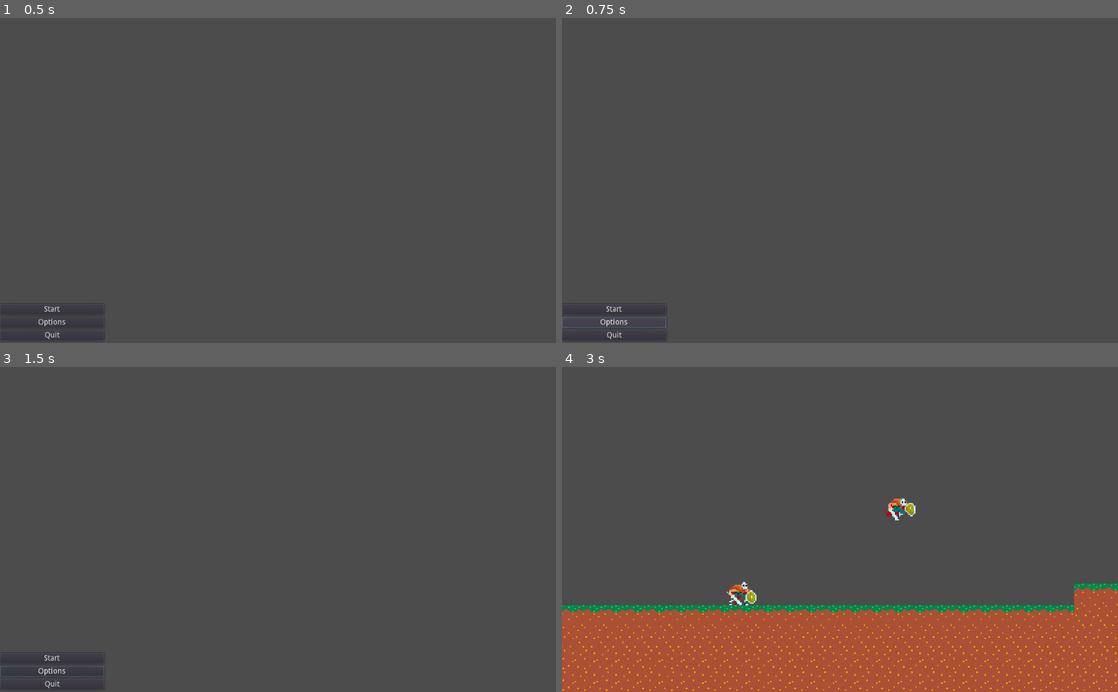
Above: before the commit, frames 1-4 (two rows, left to right).
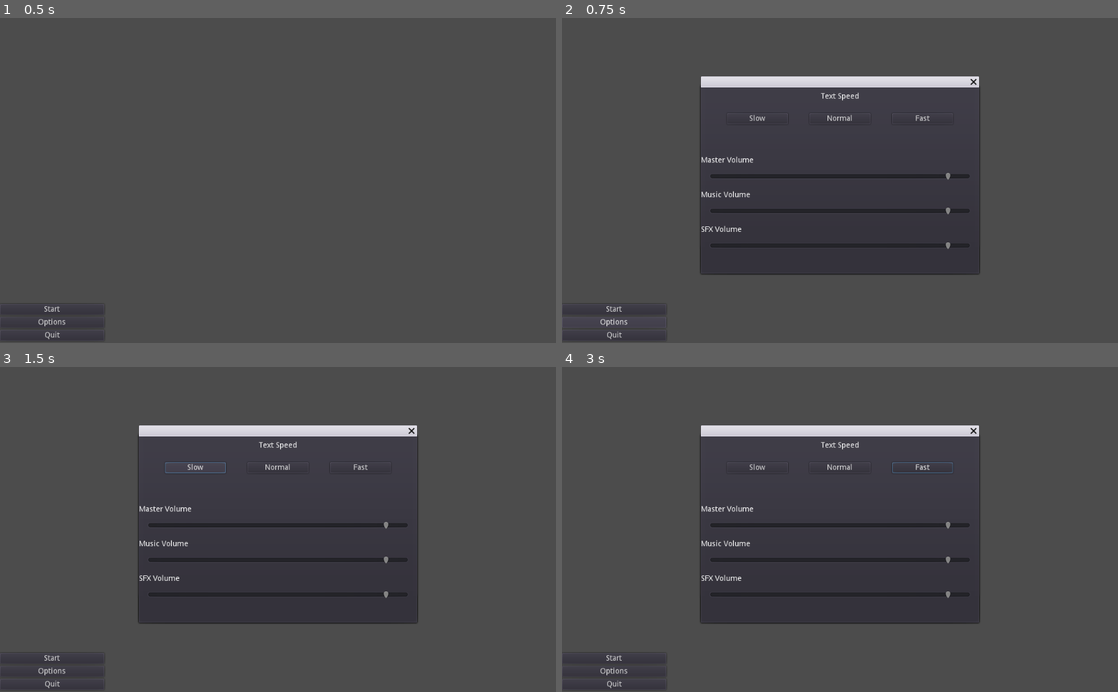
Above: after the commit, the same moments.

Repository: Jollista/Godot-Platformer
Game: Godot game, scene res://StartMenu.tscn
Same seed, same stepped clock (60 frames per second), same inputs: the game is played once before the commit and once after it. The engine's default icon, where the game draws it, is replaced by a stand-in: a white triangle on a blue panel in a dark square.
Inputs (mouse positions are in pixels of both pictures, inside the frame that each line leads up to):
- Up to frame 1 (0.5 s): no input
- Up to frame 2 (0.75 s): click "Options" at 0.5 s
- Up to frame 3 (1.5 s): click (194, 467) at 1.25 s, where only the run after the commit has a clickable "Slow"
- Up to frame 4 (3 s): click (923, 467) at 2 s, where only the run after the commit has a clickable "Fast"; click "Start" at 2.75 s

Frame 1 is identical in both runs. In frame 2, 11% of the frame differs, in the area x 0-76%, y 17-96%; in frame 3, 12%; in frame 4, 36%, in the area x 0-100%, y 17-100%.

Commit message:
added options to start menu, settings.json doesn't work right

Diff:
--- a/Scripts/DialoguePlayer.gd
+++ b/Scripts/DialoguePlayer.gd
@@ -7,6 +7,7 @@
 
 # delay between ending one dialogue and starting a new one
 const DIALOGUE_DELAY = 0.1
+
 # text speeds
 const FAST = 0.01
 const NORM = 0.025
@@ -27,6 +28,14 @@
 func _ready():
 	$Indicator/AnimationPlayer.play("Bob")
 	visible = false
+
+	# read from settings.json
+	var file = File.new()
+	if file.file_exists("res://settings.json"):
+		file.open("res://settings.json", file.READ)
+		var settingsJSON = parse_json(file.get_as_text())
+		textSpeed = settingsJSON[0]["TextSpeed"]
+	print(textSpeed)
 
 func startDialogue(filepath:String = ""):
 	if !$DialogueDelay.is_stopped():
--- /dev/null
+++ b/Scripts/OptionsMenuPopup.gd
@@ -0,0 +1,47 @@
+extends WindowDialog
+
+# text speeds
+const FAST = 0.01
+const NORM = 0.025
+const SLOW = 0.05
+
+# reference to settings.JSON file which contains the settings
+var settingsJSON
+
+func _ready():
+	var file = File.new()
+	if file.file_exists("res://settings.json"):
+		file.open("res://settings.json", file.READ)
+		settingsJSON = parse_json(file.get_as_text())
+
+	# initialize volume sliders
+	$MasterVolumeLabel/MasterVolumeSlider.value = settingsJSON[0]["MasterVol"]+80
+	$MusicVolumeLabel/MusicVolumeSlider.value = settingsJSON[0]["MusicVol"]+80
+	$SFXVolumeLabel/SFXVolumeSlider.value = settingsJSON[0]["SFXVol"]+80
+
+func _on_MasterVolumeSlider_value_changed(value):
+	# change volume and update settings json
+	AudioServer.set_bus_volume_db(AudioServer.get_bus_index("Master"), value-80)
+	settingsJSON[0]["MasterVol"] = value-80
+
+func _on_MusicVolumeSlider_value_changed(value):
+	# change volume and update settings json
+	AudioServer.set_bus_volume_db(AudioServer.get_bus_index("Music"), value-80)
+	settingsJSON[0]["MusicVol"] = value-80
+
+func _on_SFXVolumeSlider_value_changed(value):
+	# change volume and update settings json
+	AudioServer.set_bus_volume_db(AudioServer.get_bus_index("Player SFX"), value-80)
+	settingsJSON[0]["SFXVol"] = value-80
+
+func _on_SlowTextButton_pressed():
+	# only needs to set in JSON since it's only changed once before gameplay
+	settingsJSON[0]["TextSpeed"] = SLOW
+
+func _on_NormTextButton_pressed():
+	# only needs to set in JSON since it's only changed once before gameplay
+	settingsJSON[0]["TextSpeed"] = NORM
+
+func _on_FastTextButton_pressed():
+	# only needs to set in JSON since it's only changed once before gameplay
+	settingsJSON[0]["TextSpeed"] = FAST
--- a/Scripts/PauseMenu.gd
+++ b/Scripts/PauseMenu.gd
@@ -1,9 +1,11 @@
 extends CanvasLayer
 
+# text speeds
+const FAST = 0.01
+const NORM = 0.025
+const SLOW = 0.05
 
-# Declare member variables here. Examples:
-# var a = 2
-# var b = "text"
+# variable used to toggle visibility/interactability across the board
 var toggle = false
 
 # reference to settings.JSON file which contains the settings
@@ -16,6 +18,11 @@
 	if file.file_exists("res://settings.json"):
 		file.open("res://settings.json", file.READ)
 		settingsJSON = parse_json(file.get_as_text())
+
+	# initialize volume sliders
+	$VBoxContainer/MasterVolumeSlider.value = settingsJSON[0]["MasterVol"]+80
+	$VBoxContainer/MusicVolumeSlider.value = settingsJSON[0]["MusicVol"]+80
+	$VBoxContainer/SFXVolumeSlider.value = settingsJSON[0]["SFXVol"]+80
 
 func _input(event):
 	if Input.is_action_just_pressed("pause"):
@@ -111,12 +118,12 @@
 
 func _on_SlowTextButton_pressed():
 	$"../DialogueCanvas".textSpeed = $"../DialogueCanvas".SLOW
-	settingsJSON[0]["TextSpeed"] = "SLOW"
+	settingsJSON[0]["TextSpeed"] = SLOW
 
 func _on_MedTextButton_pressed():
 	$"../DialogueCanvas".textSpeed = $"../DialogueCanvas".NORM
-	settingsJSON[0]["TextSpeed"] = "NORM"
+	settingsJSON[0]["TextSpeed"] = NORM
 
 func _on_FastTextButton_pressed():
 	$"../DialogueCanvas".textSpeed = $"../DialogueCanvas".FAST
-	settingsJSON[0]["TextSpeed"] = "FAST"
+	settingsJSON[0]["TextSpeed"] = FAST
--- a/Scripts/StartMenu.gd
+++ b/Scripts/StartMenu.gd
@@ -1,61 +1,12 @@
 extends Control
 
-
-# Declare member variables here. Examples:
-# var a = 2
-# var b = "text"
 var toggle = false
-
-# reference to settings.JSON file which contains the settings
-var settingsJSON
-
-# Called when the node enters the scene tree for the first time.
-func _ready():
-	var file = File.new()
-	if file.file_exists("res://settings.json"):
-		file.open("res://settings.json", file.READ)
-		settingsJSON = parse_json(file.get_as_text())
-
-func _on_OptionsButton_pressed():
-	#toggleOptionsMenu()
-	pass
-
-func toggleOptionsMenu():
-	pass
-
-func _on_BackButton_pressed():
-	toggleOptionsMenu()
-
-func _on_MasterVolumeSlider_value_changed(value):
-	# change volume and update settings json
-	AudioServer.set_bus_volume_db(AudioServer.get_bus_index("Master"), value-80)
-	settingsJSON[0]["MasterVol"] = value-80
-
-func _on_MusicVolumeSlider_value_changed(value):
-	# change volume and update settings json
-	AudioServer.set_bus_volume_db(AudioServer.get_bus_index("Music"), value-80)
-	settingsJSON[0]["MusicVol"] = value-80
-
-func _on_SFXVolumeSlider_value_changed(value):
-	# change volume and update settings json
-	AudioServer.set_bus_volume_db(AudioServer.get_bus_index("Player SFX"), value-80)
-	settingsJSON[0]["SFXVol"] = value-80
-
-
-func _on_SlowTextButton_pressed():
-	$"../DialogueCanvas".textSpeed = $"../DialogueCanvas".SLOW
-	settingsJSON[0]["TextSpeed"] = "SLOW"
-
-func _on_MedTextButton_pressed():
-	$"../DialogueCanvas".textSpeed = $"../DialogueCanvas".NORM
-	settingsJSON[0]["TextSpeed"] = "NORM"
-
-func _on_FastTextButton_pressed():
-	$"../DialogueCanvas".textSpeed = $"../DialogueCanvas".FAST
-	settingsJSON[0]["TextSpeed"] = "FAST"
 
 func _on_StartButton_pressed():
 	get_tree().change_scene("res://PlatformerSceneTest.tscn")
 
 func _on_QuitButton_pressed():
 	get_tree().quit()
+
+func _on_OptionsButton_pressed():
+	$OptionsMenuPopup.popup()
--- a/StartMenu.tscn
+++ b/StartMenu.tscn
@@ -1,7 +1,8 @@
-[gd_scene load_steps=3 format=2]
+[gd_scene load_steps=4 format=2]
 
 [ext_resource path="res://Scripts/StartMenu.gd" type="Script" id=1]
 [ext_resource path="res://Sounds/01 Kevin MacLeod - Impact Prelude.mp3" type="AudioStream" id=2]
+[ext_resource path="res://Scripts/OptionsMenuPopup.gd" type="Script" id=3]
 
 [node name="Control" type="Control"]
 anchor_right = 1.0
@@ -30,10 +31,100 @@
 margin_bottom = 68.0
 text = "Quit"
 
+[node name="OptionsMenuPopup" type="WindowDialog" parent="."]
+margin_left = 256.0
+margin_top = 128.0
+margin_right = 768.0
+margin_bottom = 472.0
+popup_exclusive = true
+script = ExtResource( 3 )
+
+[node name="TextSpeedLabel" type="Label" parent="OptionsMenuPopup"]
+anchor_left = 0.5
+anchor_right = 0.5
+margin_left = -35.0
+margin_top = 10.0
+margin_right = 35.0
+margin_bottom = 24.0
+text = "Text Speed"
+
+[node name="SlowTextButton" type="Button" parent="OptionsMenuPopup/TextSpeedLabel"]
+anchor_left = 0.5
+anchor_right = 0.5
+margin_left = -208.0
+margin_top = 38.0
+margin_right = -96.0
+margin_bottom = 58.0
+text = "Slow"
+
+[node name="NormTextButton" type="Button" parent="OptionsMenuPopup/TextSpeedLabel"]
+margin_left = -21.0
+margin_top = 38.0
+margin_right = 91.0
+margin_bottom = 58.0
+text = "Normal"
+
+[node name="FastTextButton" type="Button" parent="OptionsMenuPopup/TextSpeedLabel"]
+margin_left = 131.0
+margin_top = 38.0
+margin_right = 243.0
+margin_bottom = 58.0
+text = "Fast"
+
+[node name="MasterVolumeLabel" type="Label" parent="OptionsMenuPopup"]
+margin_top = 128.0
+margin_right = 97.0
+margin_bottom = 142.0
+rect_pivot_offset = Vector2( -176, -24 )
+text = "Master Volume"
+
+[node name="MasterVolumeSlider" type="HSlider" parent="OptionsMenuPopup/MasterVolumeLabel"]
+margin_left = 16.0
+margin_top = 24.0
+margin_right = 496.0
+margin_bottom = 48.0
+max_value = 86.0
+value = 80.0
+
+[node name="MusicVolumeLabel" type="Label" parent="OptionsMenuPopup"]
+margin_top = 192.0
+margin_right = 97.0
+margin_bottom = 206.0
+text = "Music Volume"
+
+[node name="MusicVolumeSlider" type="HSlider" parent="OptionsMenuPopup/MusicVolumeLabel"]
+margin_left = 16.0
+margin_top = 24.0
+margin_right = 496.0
+margin_bottom = 48.0
+max_value = 86.0
+value = 80.0
+
+[node name="SFXVolumeLabel" type="Label" parent="OptionsMenuPopup"]
+margin_top = 256.0
+margin_right = 97.0
+margin_bottom = 270.0
+text = "SFX Volume"
+
+[node name="SFXVolumeSlider" type="HSlider" parent="OptionsMenuPopup/SFXVolumeLabel"]
+margin_left = 16.0
+margin_top = 24.0
+margin_right = 496.0
+margin_bottom = 48.0
+max_value = 86.0
+value = 80.0
+
 [node name="MusicPlayer" type="AudioStreamPlayer" parent="."]
 stream = ExtResource( 2 )
 autoplay = true
 bus = "Music"
 
 [connection signal="pressed" from="VBoxContainer/StartButton" to="." method="_on_StartButton_pressed"]
+[connection signal="pressed" from="VBoxContainer/OptionsButton" to="." method="_on_OptionsButton_pressed"]
 [connection signal="pressed" from="VBoxContainer/QuitButton" to="." method="_on_QuitButton_pressed"]
+[connection signal="pressed" from="OptionsMenuPopup/TextSpeedLabel/SlowTextButton" to="OptionsMenuPopup" method="_on_SlowTextButton_pressed"]
+[connection signal="pressed" from="OptionsMenuPopup/TextSpeedLabel/NormTextButton" to="OptionsMenuPopup" method="_on_NormTextButton_pressed"]
+[connection signal="pressed" from="OptionsMenuPopup/TextSpeedLabel/FastTextButton" to="OptionsMenuPopup" method="_on_FastTextButton_pressed"]
+[connection signal="value_changed" from="OptionsMenuPopup/MasterVolumeLabel/MasterVolumeSlider" to="OptionsMenuPopup" method="_on_MasterVolumeSlider_value_changed"]
+[connection signal="value_changed" from="OptionsMenuPopup/MusicVolumeLabel/MusicVolumeSlider" to="OptionsMenuPopup" method="_on_MusicVolumeSlider_value_changed"]
+[connection signal="value_changed" from="OptionsMenuPopup/SFXVolumeLabel/SFXVolumeSlider" to="OptionsMenuPopup" method="_on_SFXVolumeSlider_value_changed"]
--- a/default_bus_layout.tres
+++ b/default_bus_layout.tres
@@ -8,9 +8,6 @@
 
 [sub_resource type="AudioEffectAmplify" id=4]
 resource_name = "Amplify"
-
-[sub_resource type="AudioEffectLowPassFilter" id=5]
-resource_name = "LowPassFilter"
 
 [sub_resource type="AudioEffectCompressor" id=9]
 resource_name = "Compressor"
@@ -46,14 +43,12 @@
 bus/0/effect/1/enabled = false
 bus/0/effect/2/effect = SubResource( 4 )
 bus/0/effect/2/enabled = false
-bus/0/effect/3/effect = SubResource( 5 )
+bus/0/effect/3/effect = SubResource( 9 )
 bus/0/effect/3/enabled = false
-bus/0/effect/4/effect = SubResource( 9 )
+bus/0/effect/4/effect = SubResource( 10 )
 bus/0/effect/4/enabled = false
-bus/0/effect/5/effect = SubResource( 10 )
+bus/0/effect/5/effect = SubResource( 11 )
 bus/0/effect/5/enabled = false
-bus/0/effect/6/effect = SubResource( 11 )
-bus/0/effect/6/enabled = false
 bus/1/name = "Player SFX"
 bus/1/solo = false
 bus/1/mute = false
--- a/settings.json
+++ b/settings.json
@@ -1,3 +1,3 @@
 [
-	{"MusicVol":0,"SFXVol":0,"MasterVol":0,"TextSpeed":"NORM"}
+	{"MusicVol":0,"SFXVol":0,"MasterVol":0,"TextSpeed":0.025}
 ]
Not shown: 1 places in default_bus_layout.tres that only renumber resources
